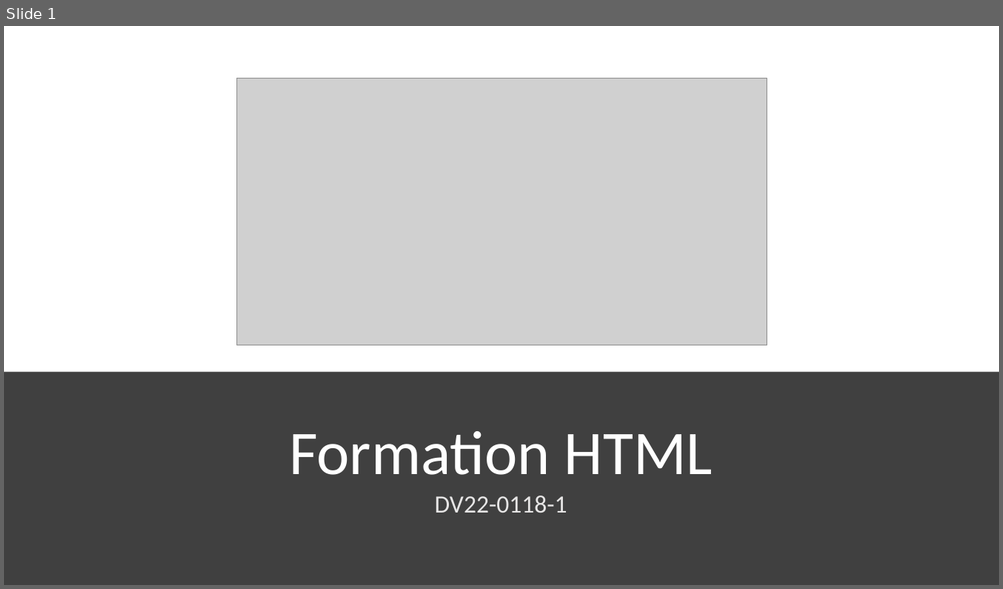
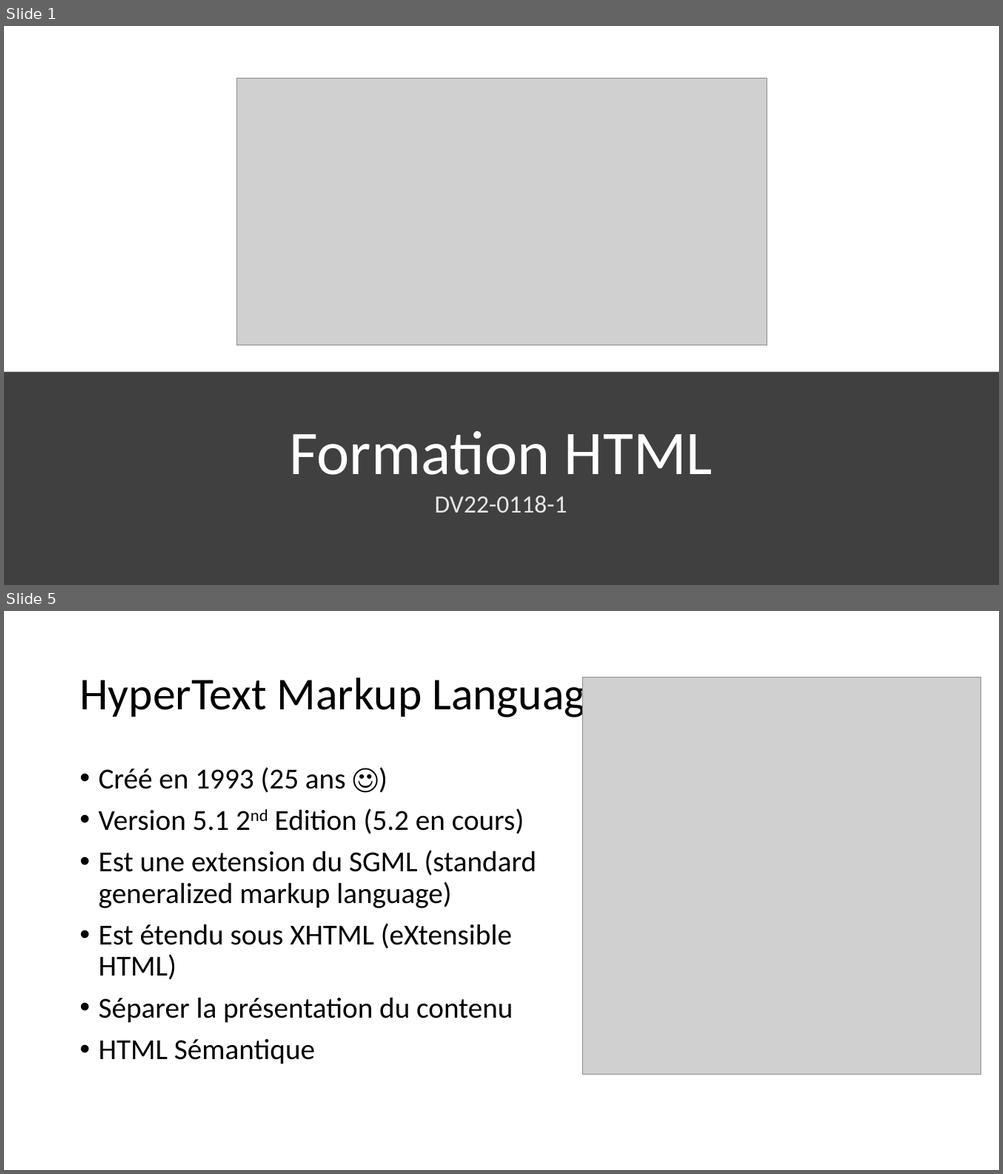
Before and after one commit to fragmatyc/SAAQ, a slide deck: HTML/1. Présentation/Cours HTML - v1.0.pptx. Shown one above the other, each under a label of ours: slide 1 before the commit, slides 1 and 5 after it; the slides between them are not shown. The pictures are 1003x589 and 1003x1174 pixels, drawn with LibreOffice and Linux fonts; fonts in the diff are those of the drawing; grey boxes stand for pictures. Boxes give left, top, right and bottom in pixels: in the first picture for what was removed or moved away, otherwise in the second. Text is boxed around its words. In the diff, an @@ line names an element or a change of style, - is before the commit and + after.

```diff
--- a/HTML/1. Présentation/Cours HTML - v1.0.pptx
+++ b/HTML/1. Présentation/Cours HTML - v1.0.pptx
@@ slide 5 added at <box>4,611,999,1170</box>, background #FFFFFF @@
@@ title added at <box>79,677,608,721</box>, 44 pt, text #000000 @@
+HyperText Markup Language
@@ picture added at <box>583,678,981,1075</box> @@
@@ text added at <box>99,767,537,1065</box>, 28 pt, text #000000 @@
+• Créé en 1993 (25 ans ☺)
+• Version 5.1 2nd Edition (5.2 en cours)
+• Est une extension du SGML (standard generalized markup language)
+• Est étendu sous XHTML (eXtensible HTML)
+• Séparer la présentation du contenu
+• HTML Sémantique
```
Also in this commit, not shown: 1 slide changed, 3 other slides added, 5 other files.
